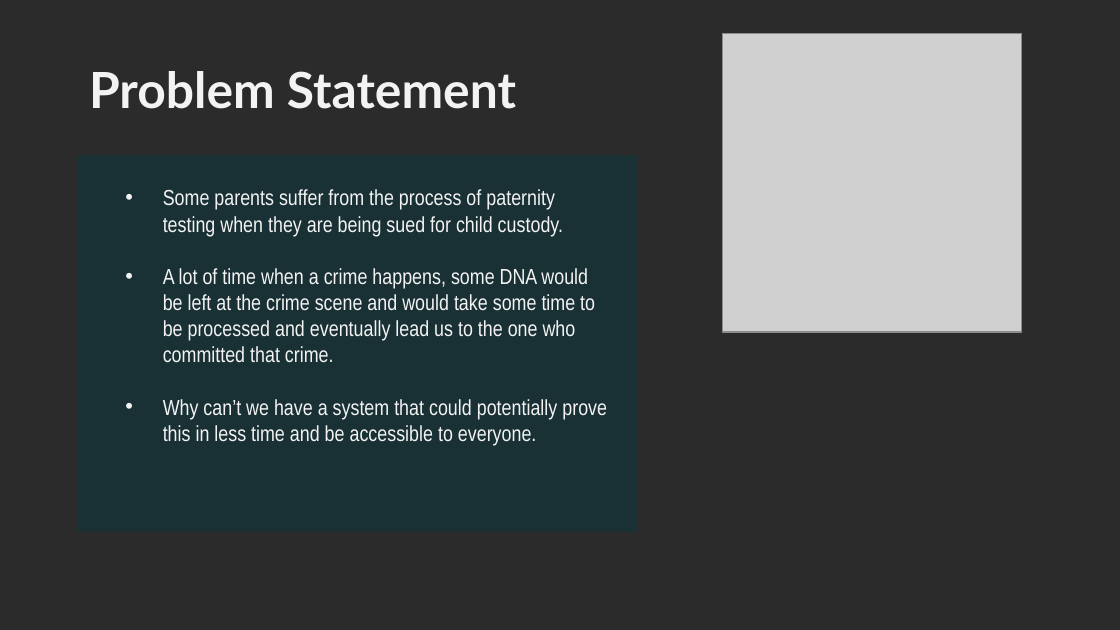
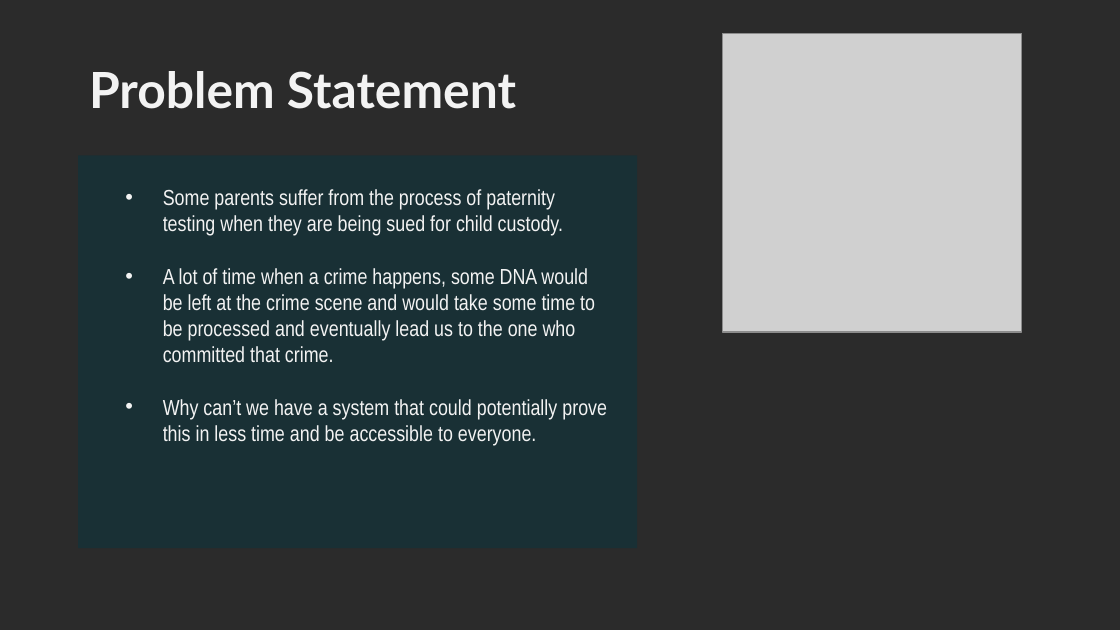
Before and after one commit to YoussifAssem/Genatac, a slide deck: slide 6 of E-Genetics/presentations/new presentation.pptx. Drawn at 1120x630 pixels with LibreOffice and Linux fonts; fonts in the diff are those of the drawing; grey boxes stand for pictures; background and template pictures are left out; a plain dark background stands for a picture behind light text. Boxes give left, top, right and bottom in pixels: in the first picture for what was removed or moved away, otherwise in the second. Text is boxed around its words. In the diff, an @@ line names an element or a change of style, - is before the commit and + after.

```diff
--- a/E-Genetics/presentations/new presentation.pptx
+++ b/E-Genetics/presentations/new presentation.pptx
@@ rectangle "Some parents suffer from the ..." resized from (x1=78, y1=156, x2=637, y2=532) to (x1=78, y1=156, x2=637, y2=549) @@
```
Also in this commit, not shown: 6 other slides changed, 5 slides added, 3 slides removed.
